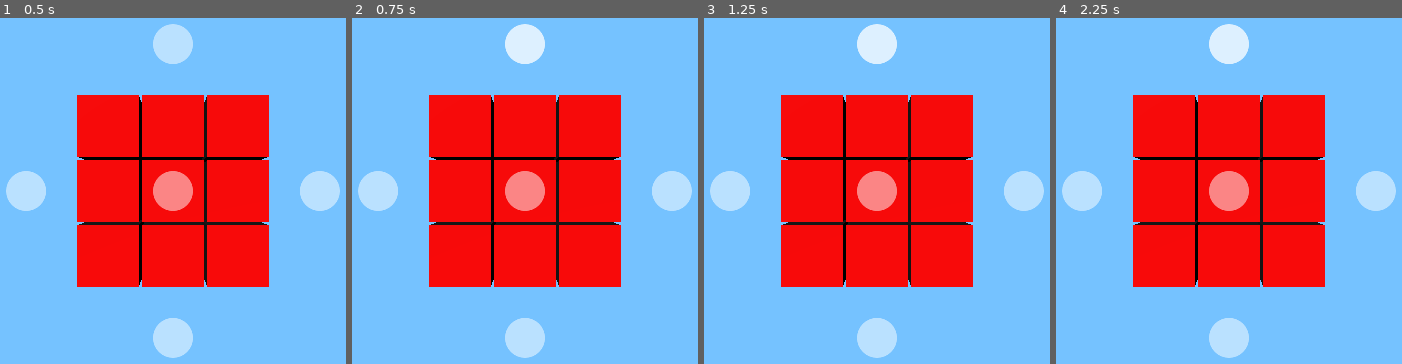
Above: before the commit, frames 1-4 (left to right).
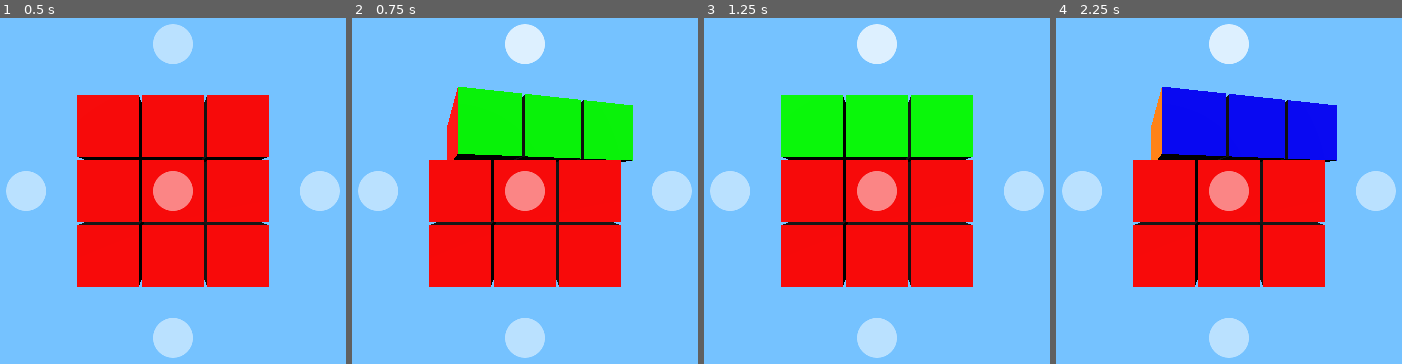
Above: after the commit, the same moments.

Repository: Bolgeg/godot_rubik
Game: Godot game, scene res://scenes/game.tscn
The game is run twice, just before and just after one commit, with the same random seed, the same clock (stepped at 60 frames per second) and the same inputs.
Inputs (mouse positions are in pixels of both pictures, inside the frame that each line leads up to):
- Up to frame 1 (0.5 s): no input
- Up to frame 2 (0.75 s): click (525, 45) at 0.52 s
- Up to frame 3 (1.25 s): no input
- Up to frame 4 (2.25 s): click (1229, 45) at 1.27 s; click (1229, 45) at 2.02 s

Frame 1 is identical in both runs. In frame 2, 10% of the frame differs, in the area x 22-82%, y 19-42%; in frame 3, 9.6%; in frame 4, 11%.

Commit message:
Cube rotations

Diff:
--- a/classes/cube_state.gd
+++ b/classes/cube_state.gd
@@ -39,5 +39,31 @@
 					else:
 						colors[z][y][x][o]=o
 
+func duplicate()->CubeState:
+	var cube_state=new(size)
+	cube_state.colors=colors.duplicate(true)
+	return cube_state
+
 func get_colors_at(location:Vector3)->Dictionary:
 	return colors[location.z][location.y][location.x]
+
+func get_colors_copy_rotated(origin:Vector3,rotation_axis:Vector3,clockwise:bool)->Dictionary:
+	var original:=get_colors_at(origin)
+	var copy:={}
+	for o:Vector3 in ORIENTATIONS:
+		var i=o.rotated(rotation_axis,PI/2 if clockwise else -PI/2).round()
+		copy[o]=original[i]
+	return copy
+
+func rotated(rotation_axis:Vector3,clockwise:bool)->CubeState:
+	var cube_state=self.duplicate()
+	for z in range(size):
+		for y in range(size):
+			for x in range(size):
+				var pdir:Vector3=Vector3(x,y,z)+rotation_axis
+				if not(pdir.x>=0 and pdir.y>=0 and pdir.z>=0 and pdir.x<size and pdir.y<size and pdir.z<size):
+					var to:=Vector3(x,y,z)+Vector3(0.5,0.5,0.5)-Vector3(size,size,size)/2
+					var from:=to.rotated(rotation_axis,PI/2 if clockwise else -PI/2)
+					var origin:=(from+Vector3(size,size,size)/2-Vector3(0.5,0.5,0.5)).round()
+					cube_state.colors[z][y][x]=get_colors_copy_rotated(origin,rotation_axis,clockwise)
+	return cube_state
--- a/scenes/game.tscn
+++ b/scenes/game.tscn
@@ -16,6 +16,7 @@
 script = ExtResource("1_lnu2h")
 
 [node name="Cube" parent="." instance=ExtResource("1_uwrxv")]
+unique_name_in_owner = true
 
 [node name="Camera3D" type="Camera3D" parent="."]
 unique_name_in_owner = true
@@ -39,3 +40,10 @@
 anchor_bottom = 1.0
 grow_horizontal = 2
 grow_vertical = 2
+
+[node name="RotationTimer" type="Timer" parent="."]
+unique_name_in_owner = true
+wait_time = 0.25
+one_shot = true
+
+[connection signal="timeout" from="RotationTimer" to="." method="_on_rotation_timer_timeout"]
--- a/scripts/cube.gd
+++ b/scripts/cube.gd
@@ -3,6 +3,11 @@
 var cube_size:=3
 
 func _ready() -> void:
+	build()
+
+func build():
+	for child in get_children():
+		remove_child(child)
 	var cube_cube_scene:=preload("res://scenes/cube_cube.tscn")
 	for z in range(cube_size):
 		for y in range(cube_size):
@@ -10,15 +15,24 @@
 				var cube_cube:=cube_cube_scene.instantiate()
 				cube_cube.location=Vector3(x,y,z)
 				add_child(cube_cube)
-	update(CubeState.new(cube_size))
+	update(CubeState.new(cube_size),Vector3.MODEL_TOP,0)
 
-func update(cube_state:CubeState):
+func update(cube_state:CubeState,rotation_axis:Vector3,rotation_angle:float):
 	var cube_cube_size=1.0/cube_size
 	for cube:Node3D in get_children():
 		cube.position=(
 			cube.location+Vector3(0.5,0.5,0.5)-Vector3(cube_size,cube_size,cube_size)/2
 			)*cube_cube_size
+		cube.rotation=Vector3(0,0,0)
 		cube.scale=Vector3(cube_cube_size,cube_cube_size,cube_cube_size)/2*0.95
 		var colors=cube_state.get_colors_at(cube.location)
 		for face:Vector3 in colors:
 			cube.set_color(face,CubeState.ORIENTATION_COLORS[colors[face]])
+		if rotation_angle!=0:
+			var pdir:Vector3=cube.location+rotation_axis
+			if not(
+				pdir.x>=0 and pdir.y>=0 and pdir.z>=0 and
+				pdir.x<cube_size and pdir.y<cube_size and pdir.z<cube_size
+				):
+				cube.position=cube.position.rotated(rotation_axis,rotation_angle)
+				cube.rotate(rotation_axis,rotation_angle)
--- a/scripts/game.gd
+++ b/scripts/game.gd
@@ -1,9 +1,22 @@
 extends Node3D
 
 @onready var camera:Camera3D=%Camera3D
+@onready var cube:Node3D=%Cube
 @onready var rotation_buttons:Control=%RotationButtons
+@onready var rotation_timer:Timer=%RotationTimer
+
+var cube_size:=3
+
+var cube_state:CubeState
+
+var rotation_axis:=Vector3.MODEL_TOP
+var rotation_clockwise:=true
 
 func _ready() -> void:
+	cube_state=CubeState.new(cube_size)
+	cube.cube_size=cube_size
+	cube.build()
+
 	var rotation_button_scene:=preload("res://scenes/rotation_button.tscn")
 	for axis in [
 		Vector3.UP,
@@ -21,6 +34,12 @@
 
 func _process(_delta: float) -> void:
 	update_rotation_button_positions()
+	var rotation_angle=0.0
+	if not rotation_timer.is_stopped():
+		rotation_angle=(1-rotation_timer.time_left/rotation_timer.wait_time)*PI/2
+	if rotation_clockwise:
+		rotation_angle*=-1
+	cube.update(cube_state,rotation_axis,rotation_angle)
 
 func update_rotation_button_positions():
 	for button:Control in rotation_buttons.get_children():
@@ -29,5 +48,22 @@
 		var dot_product=camera.position.normalized().dot(button.axis)
 		button.visible= dot_product>-0.3
 
+func perform_actual_rotation():
+	cube_state=cube_state.rotated(rotation_axis,rotation_clockwise)
+
+func end_rotation():
+	perform_actual_rotation()
+
+func start_rotation(axis:Vector3,clockwise:bool):
+	if not rotation_timer.is_stopped():
+		rotation_timer.stop()
+		end_rotation()
+	rotation_timer.start()
+	rotation_axis=axis
+	rotation_clockwise=clockwise
+
 func _on_rotation_button_pressed(button_axis:Vector3):
-	pass
+	start_rotation(button_axis,not Input.is_key_pressed(KEY_SHIFT))
+
+func _on_rotation_timer_timeout() -> void:
+	end_rotation()
